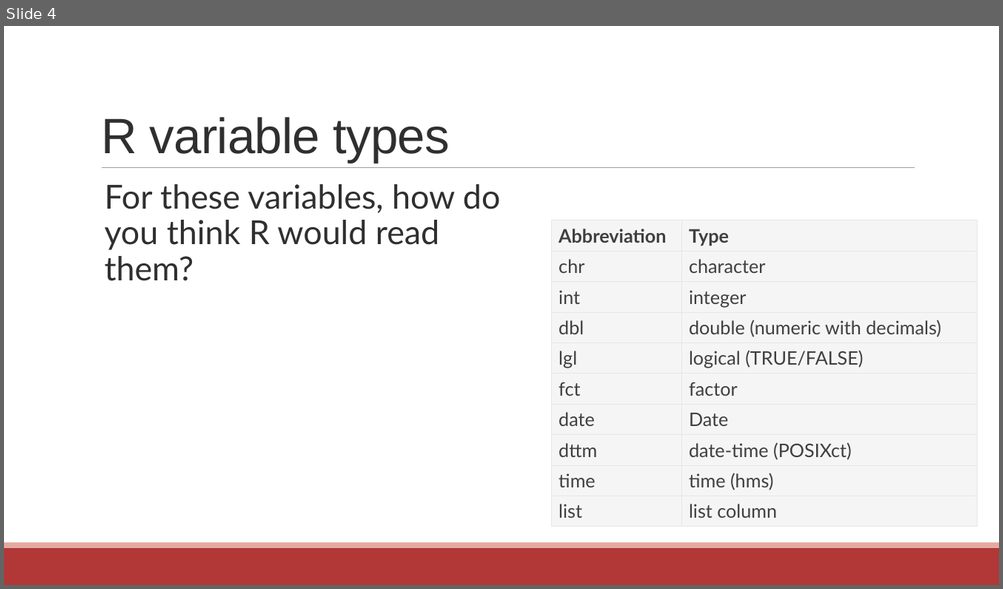
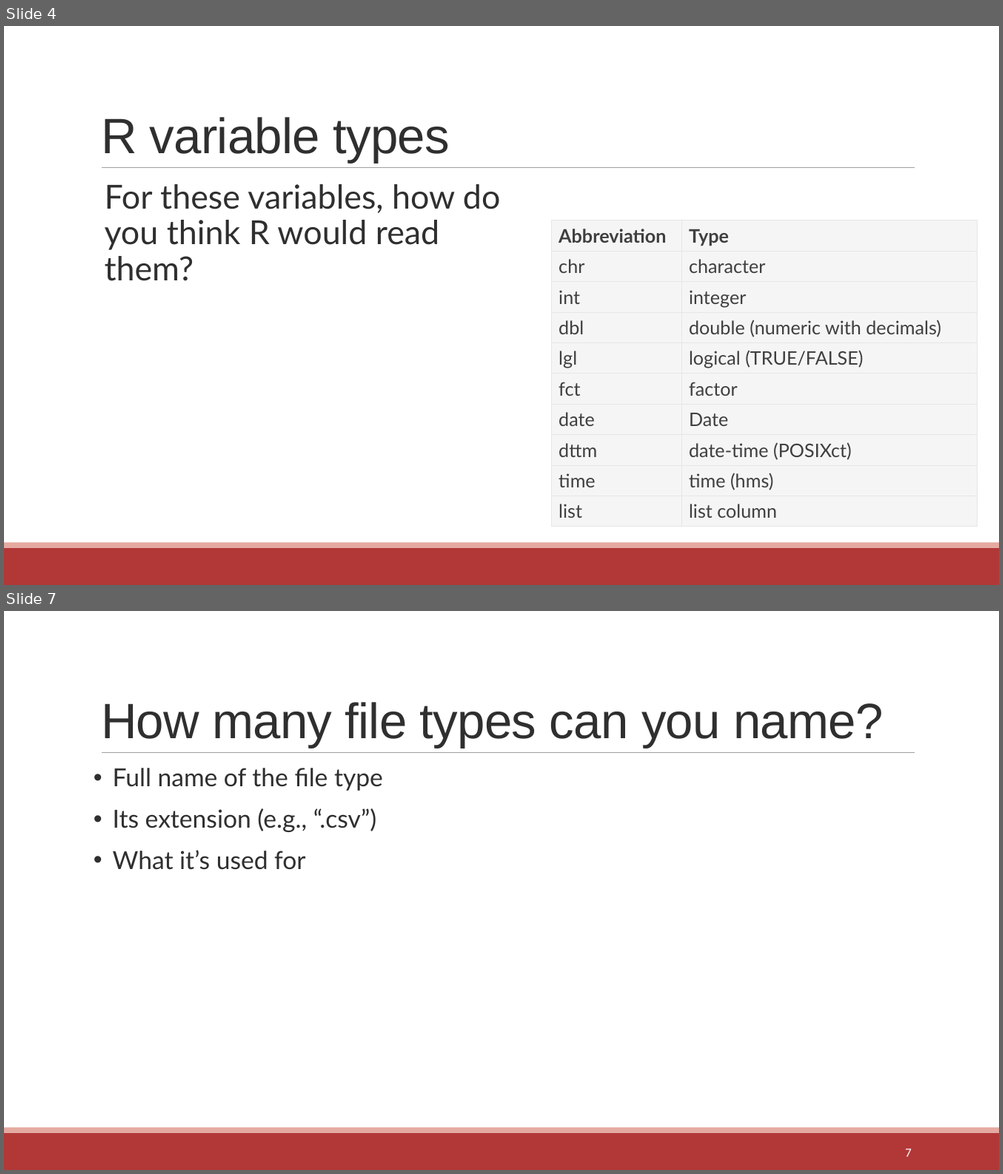
Before and after one commit to communitymaplab/geog4300_datascience, a slide deck: in_class_slides/geog4300_L04-readingdata.pptx. Shown one above the other, each under a label of ours: slide 4 before the commit, slides 4 and 7 after it; the slides between them are not shown. The pictures are 1003x589 and 1003x1174 pixels, drawn with LibreOffice and Linux fonts; fonts in the diff are those of the drawing. Boxes give left, top, right and bottom in pixels: in the first picture for what was removed or moved away, otherwise in the second. Text is boxed around its words. In the diff, an @@ line names an element or a change of style, - is before the commit and + after.

```diff
--- a/in_class_slides/geog4300_L04-readingdata.pptx
+++ b/in_class_slides/geog4300_L04-readingdata.pptx
@@ slide 7 added at <box>4,611,999,1170</box>, background #FFFFFF; not listed: 3 template elements that a slide beside it also shows @@
@@ title added at <box>101,702,883,748</box>, 48 pt, text #2F2F2F @@
+How many file types can you name?
@@ text added at <box>113,768,383,870</box>, 24 pt, text #2F2F2F @@
+• Full name of the file type
+• Its extension (e.g., “.csv”)
+• What it’s used for
@@ page number added at <box>905,1149,910,1157</box>, 12 pt, text #FFFFFF @@
+7
```
Also in this commit, not shown: 3 slides changed, 1 other file.
